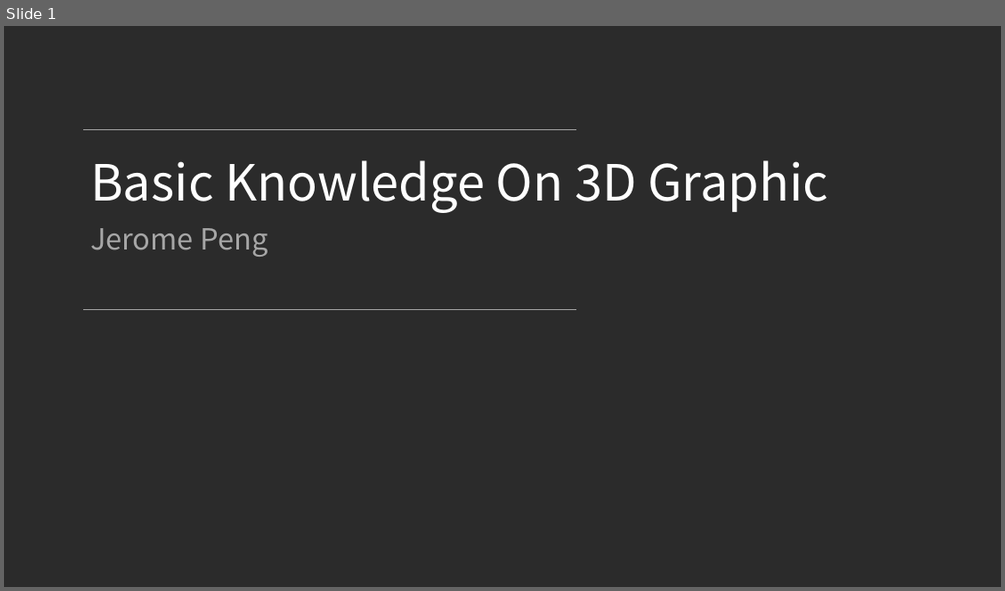
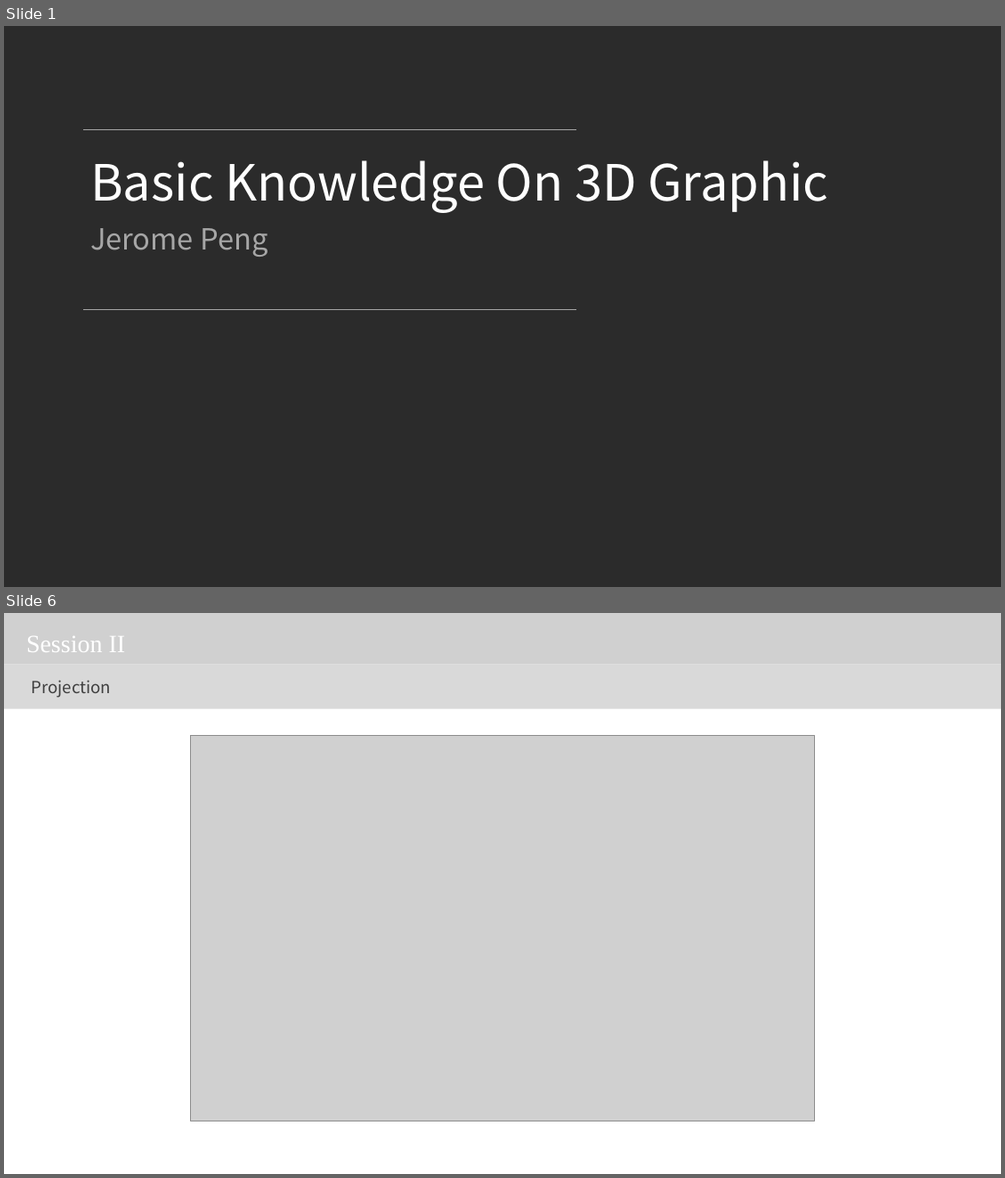
Before and after one commit to jeromepeng/tetris, a slide deck: Doc/3D Graphic.pptx. Shown one above the other, each under a label of ours: slide 1 before the commit, slides 1 and 6 after it; the slides between them are not shown. The pictures are 1005x591 and 1005x1178 pixels, drawn with LibreOffice and Linux fonts; fonts in the diff are those of the drawing; grey boxes stand for pictures; background and template pictures are left out; a plain dark background stands for a picture behind light text. Boxes give left, top, right and bottom in pixels: in the first picture for what was removed or moved away, otherwise in the second. Text is boxed around its words. In the diff, an @@ line names an element or a change of style, - is before the commit and + after.

```diff
--- a/Doc/3D Graphic.pptx
+++ b/Doc/3D Graphic.pptx
@@ slide 6 added at [4,613,1001,1174], background #FFFFFF @@
@@ picture added at [4,613,1001,664] @@
@@ text added at [26,636,126,652], 24 pt, text #FFFFFF @@
+Session II
@@ rectangle added at [4,664,1001,709], fill #D9D9D9 @@
@@ text added at [32,680,112,698], 16 pt, text #404040 @@
+Projection
@@ picture added at [191,736,815,1121] @@
```
Also in this commit, not shown: 1 slide changed, 8 other slides added, 6 slides removed, 9 other files.
